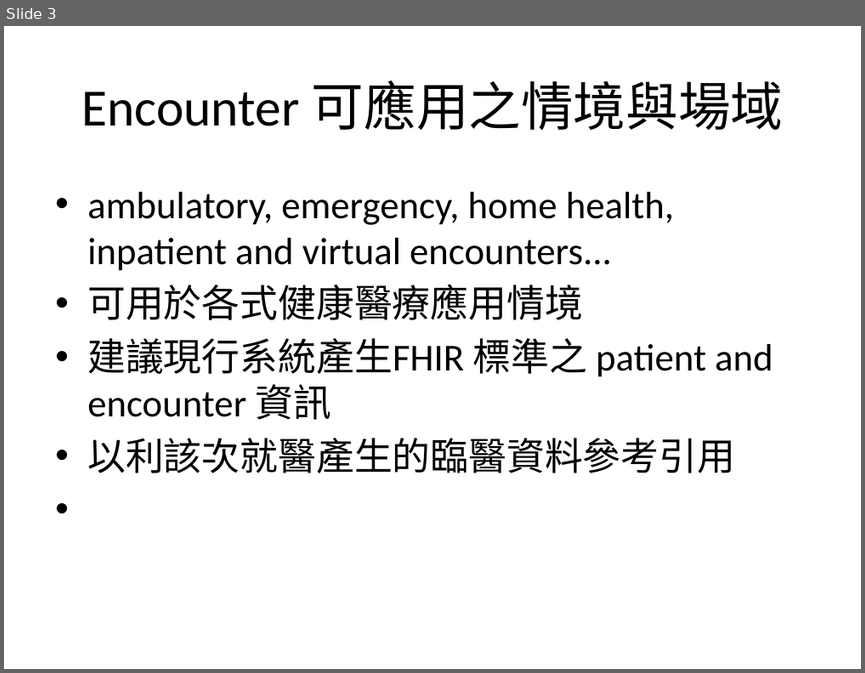
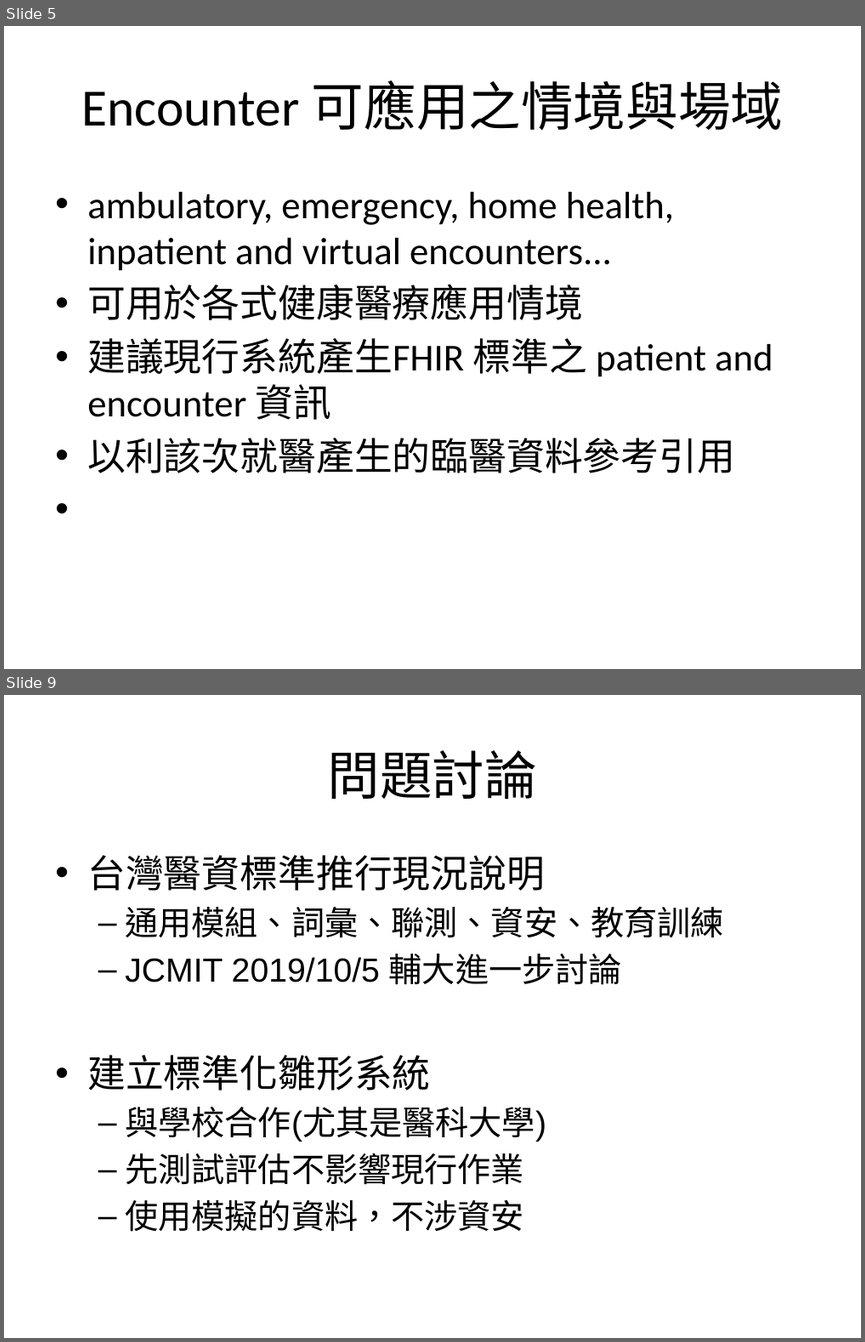
Before and after one commit to mos2718/FHIRspec, a slide deck: Spec/Encounter.pptx. Shown one above the other, each under a label of ours: slide 3 before the commit, slides 5 and 9 after it; the slides between them are not shown. The pictures are 865x673 and 865x1342 pixels, drawn with LibreOffice and Linux fonts; fonts in the diff are those of the drawing. Boxes give left, top, right and bottom in pixels: in the first picture for what was removed or moved away, otherwise in the second. Text is boxed around its words. In the diff, an @@ line names an element or a change of style, - is before the commit and + after.

```diff
--- a/Spec/Encounter.pptx
+++ b/Spec/Encounter.pptx
@@ slide 9 added at [4,695,861,1338], background #FFFFFF @@
@@ title added at [328,750,537,800], 44 pt, text #000000 @@
+問題討論
@@ text added at [87,855,724,1231], 28 pt, text #000000 @@
+• 台灣醫資標準推行現況說明
+  – 通用模組、詞彙、聯測、資安、教育訓練
+  – JCMIT 2019/10/5 輔大進一步討論
+• 建立標準化雛形系統
+  – 與學校合作(尤其是醫科大學)
+  – 先測試評估不影響現行作業
+  – 使用模擬的資料，不涉資安
@@ what was slide 3 is now slide 5 @@
```
Also in this commit, not shown: 1 slide changed, 18 other slides added, 6 other files.
